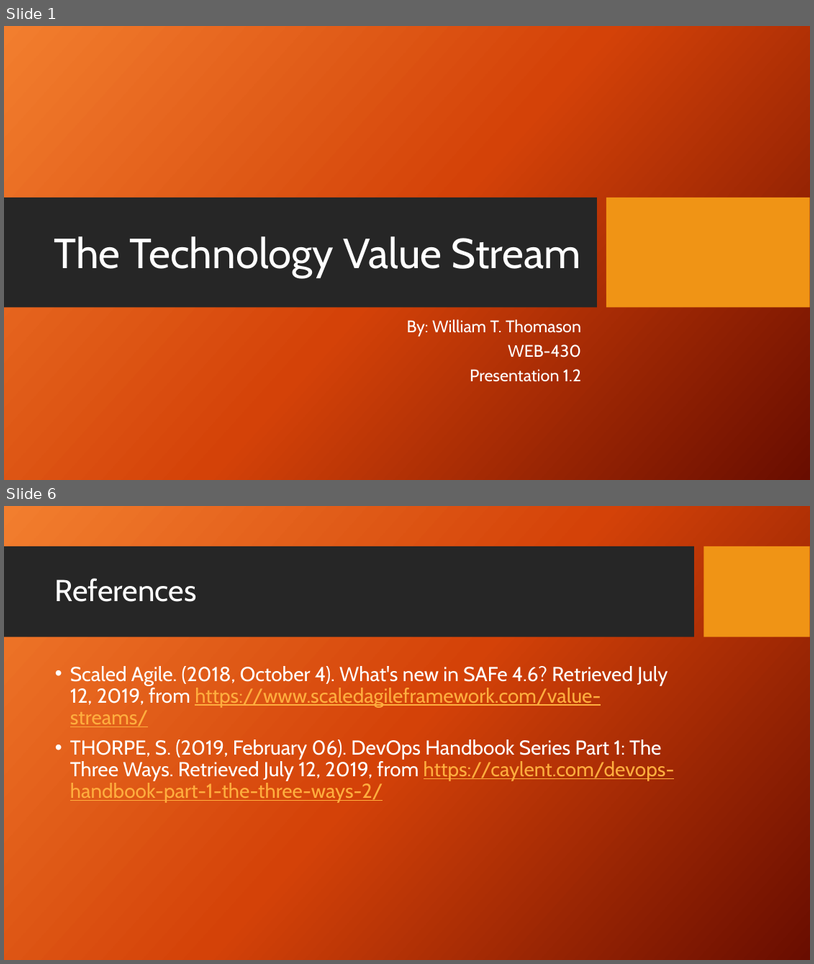
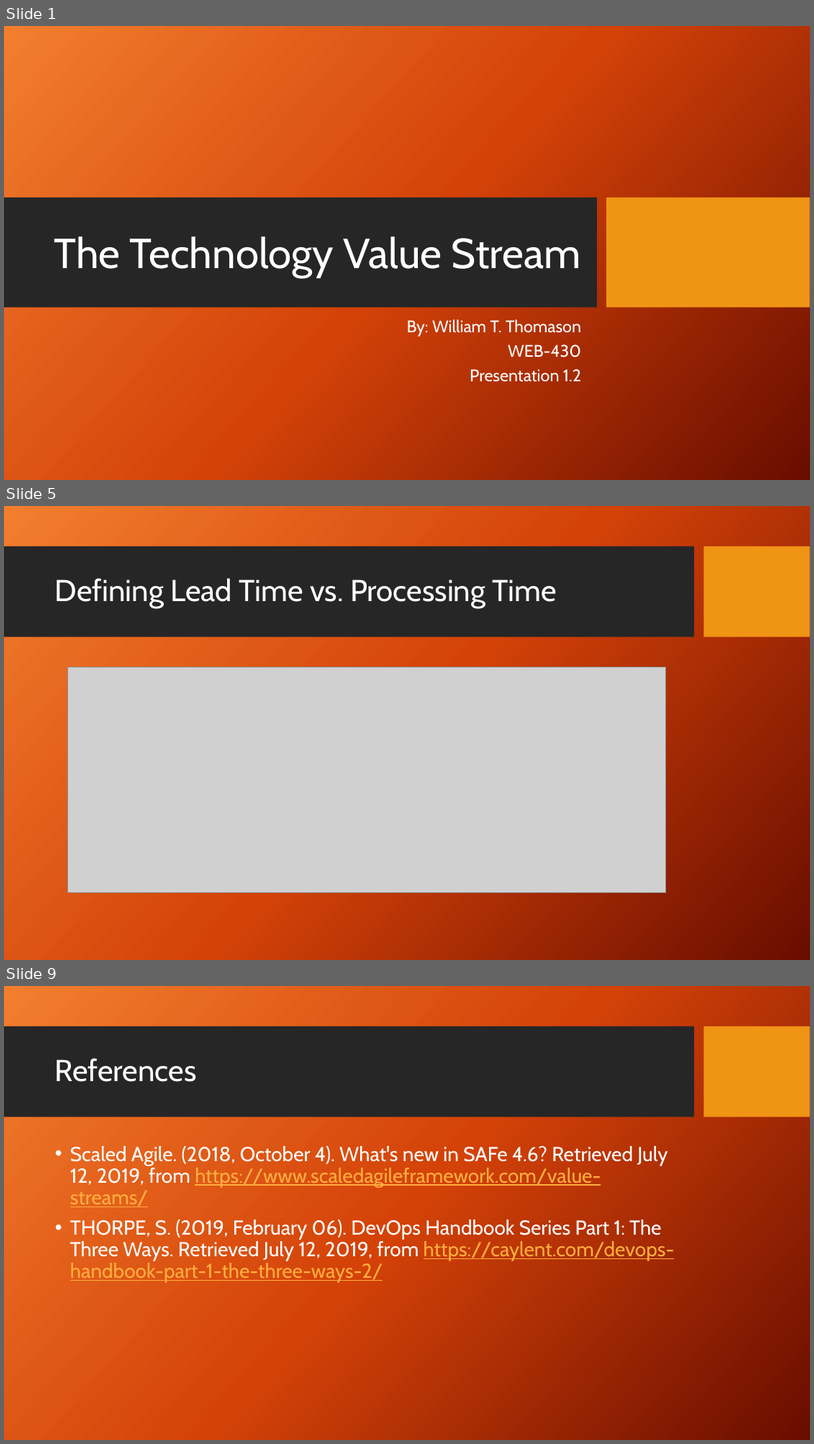
Before and after one commit to wthomason/web-430, a slide deck: week-1/thomason-presentation-1.2.pptx. Shown one above the other, each under a label of ours: slides 1 and 6 before the commit, slides 1, 5 and 9 after it; the slides between them are not shown. The pictures are 814x964 and 814x1444 pixels, drawn with LibreOffice and Linux fonts; fonts in the diff are those of the drawing; grey boxes stand for pictures; background and template pictures are left out. Boxes give left, top, right and bottom in pixels: in the first picture for what was removed or moved away, otherwise in the second. Text is boxed around its words. In the diff, an @@ line names an element or a change of style, - is before the commit and + after.

```diff
--- a/week-1/thomason-presentation-1.2.pptx
+++ b/week-1/thomason-presentation-1.2.pptx
@@ slide 5 added at [4, 506, 810, 960], background picture (left out); not listed: 2 template elements that a slide beside it also shows @@
@@ title added at [55, 578, 557, 608], 36 pt, text #FFFFFF @@
+Defining Lead Time vs. Processing Time
@@ picture added at [67, 667, 666, 892] @@
@@ what was slide 6 is now slide 9 @@
```
Also in this commit, not shown: 4 slides changed, 2 other slides added, 1 other file.
